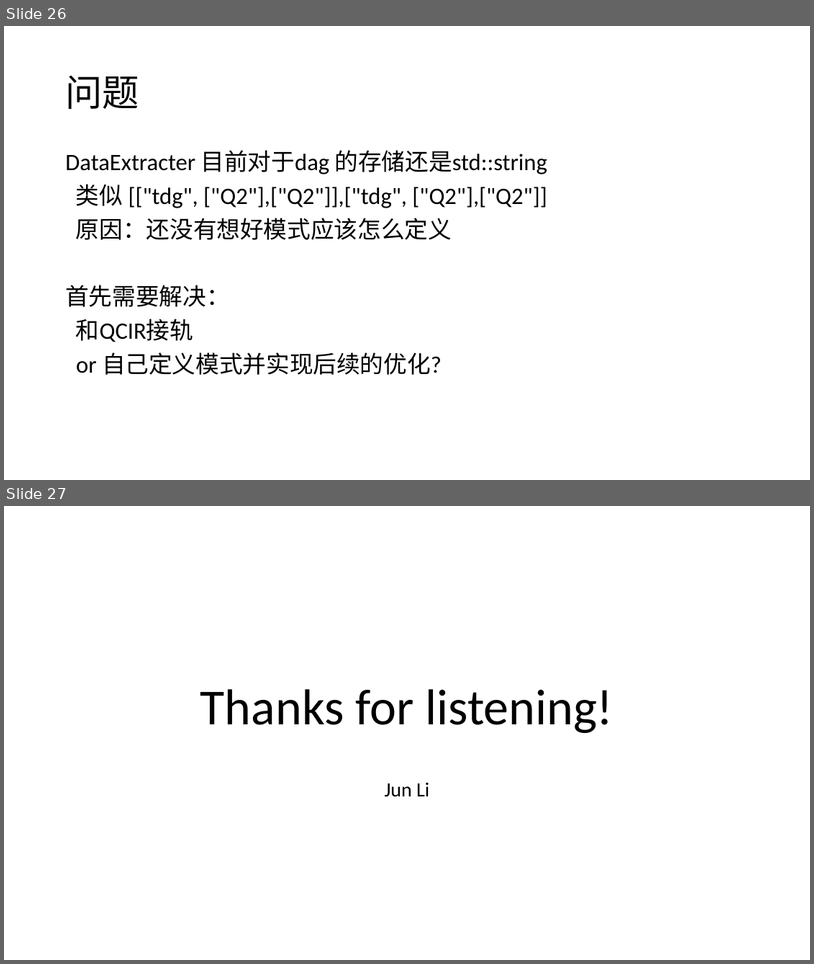
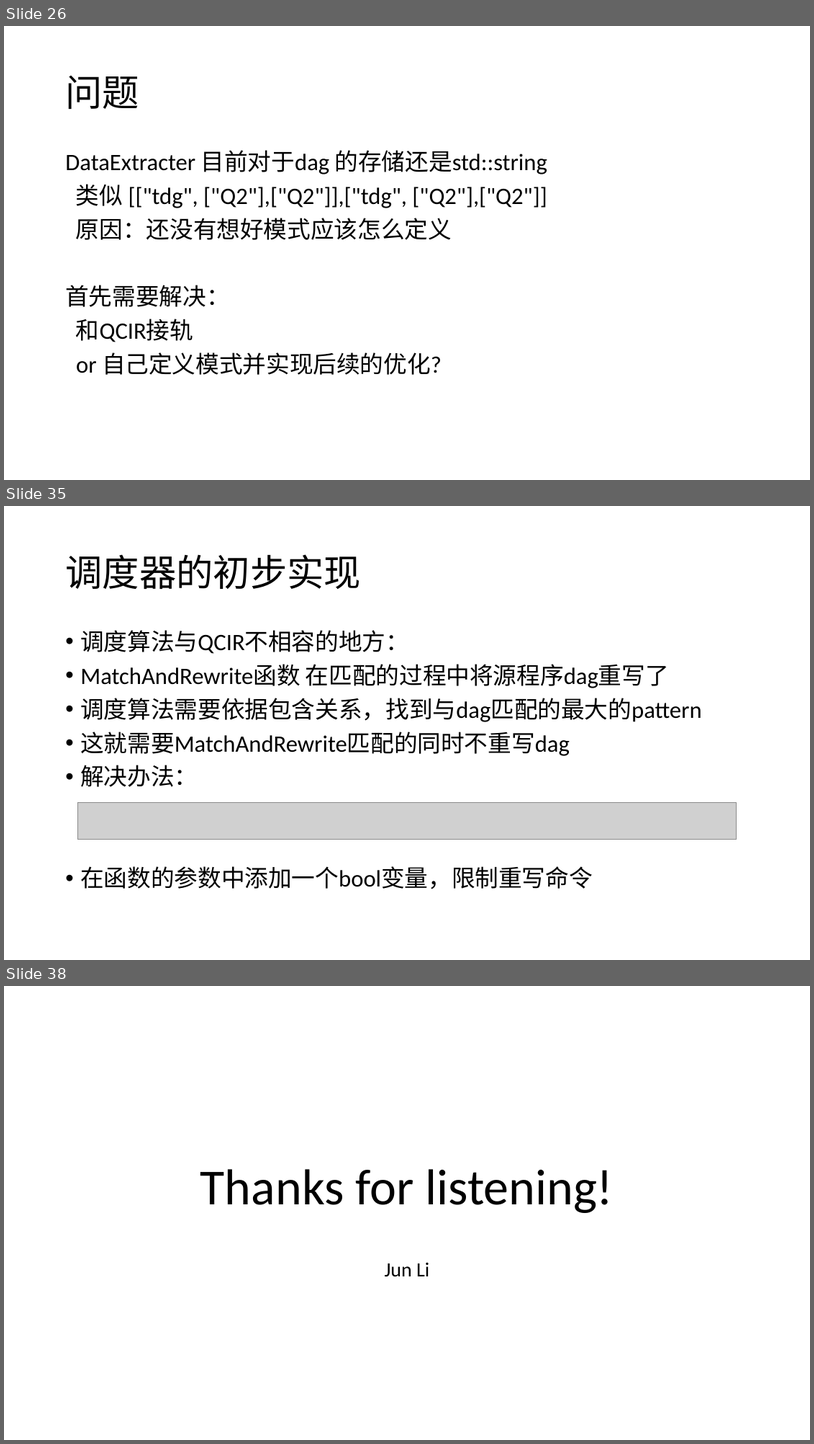
Before and after one commit to RosaryXiang/Pattern-Scheduler, a slide deck: Pattern Scheduler.pptx. Shown one above the other, each under a label of ours: slides 26 and 27 before the commit, slides 26, 35 and 38 after it; the slides between them are not shown. The pictures are 814x964 and 814x1444 pixels, drawn with LibreOffice and Linux fonts; fonts in the diff are those of the drawing; grey boxes stand for pictures. Boxes give left, top, right and bottom in pixels: in the first picture for what was removed or moved away, otherwise in the second. Text is boxed around its words. In the diff, an @@ line names an element or a change of style, - is before the commit and + after.

```diff
--- a/Pattern Scheduler.pptx
+++ b/Pattern Scheduler.pptx
@@ slide 35 added at bbox=[4, 506, 810, 960], background #FFFFFF @@
@@ title added at bbox=[65, 554, 361, 589], 44 pt, text #000000 @@
+调度器的初步实现
@@ text added at bbox=[80, 630, 702, 889], 28 pt, text #000000 @@
+• 调度算法与QCIR不相容的地方：
+• MatchAndRewrite函数 在匹配的过程中将源程序dag重写了
+• 调度算法需要依据包含关系，找到与dag匹配的最大的pattern
+• 这就需要MatchAndRewrite匹配的同时不重写dag
+• 解决办法：
+• 在函数的参数中添加一个bool变量，限制重写命令
@@ picture added at bbox=[78, 802, 737, 839] @@
@@ what was slide 27 is now slide 38 @@
```
Also in this commit, not shown: 10 other slides added, 10 other files.
